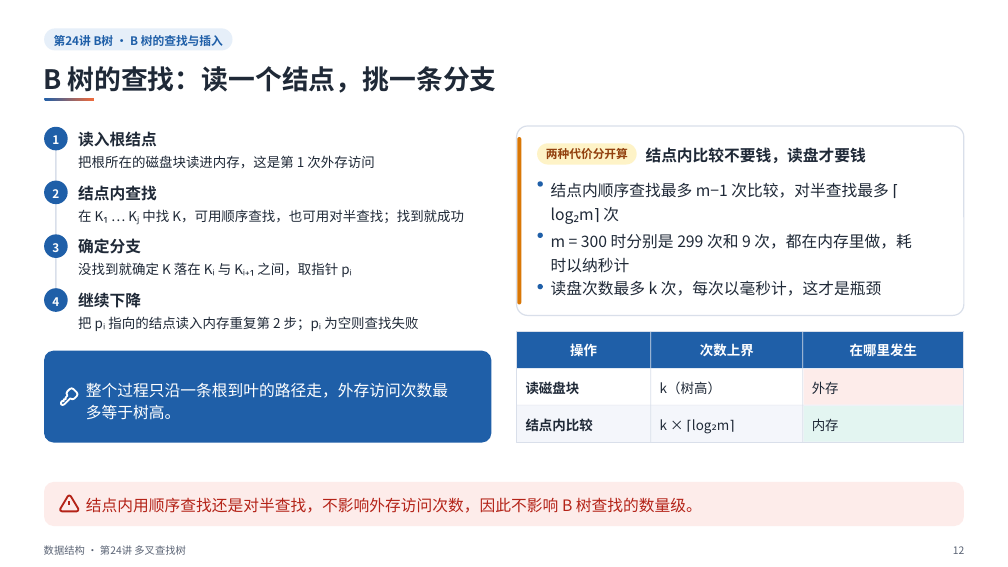
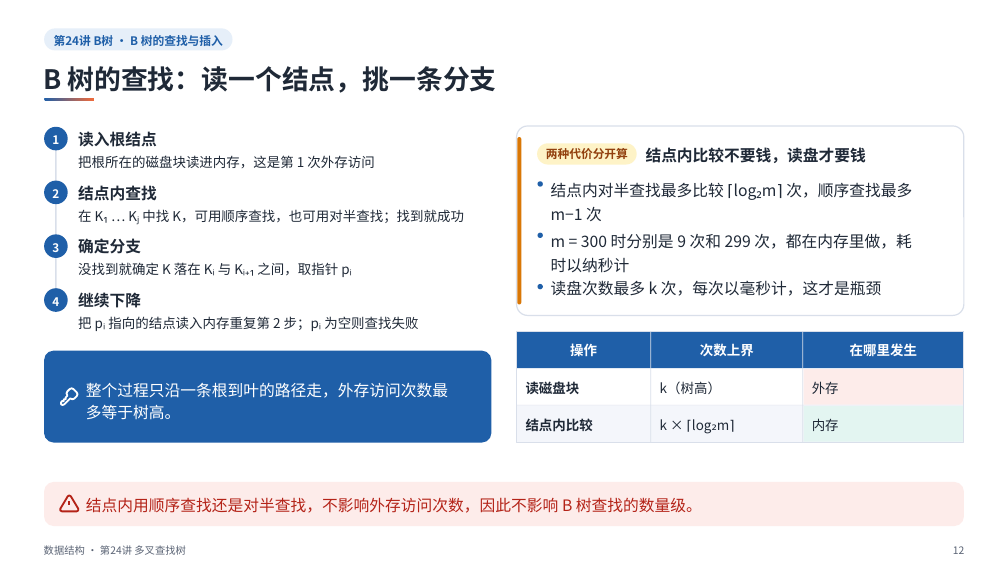
Before and after one commit to sweetcornna/JLU-remake, a slide deck: slide 12 of 大二上/数据结构/重制版PPT/第24讲 多叉查找树（重制版）.pptx. Drawn at 1008x567 pixels with LibreOffice and Linux fonts; fonts in the diff are those of the drawing. Boxes give left, top, right and bottom in pixels: in the first picture for what was removed or moved away, otherwise in the second. Text is boxed around its words. In the diff, an @@ line names an element or a change of style, - is before the commit and + after.

```diff
--- a/大二上/数据结构/重制版PPT/第24讲 多叉查找树（重制版）.pptx
+++ b/大二上/数据结构/重制版PPT/第24讲 多叉查找树（重制版）.pptx
@@ text at [551, 182, 912, 221]: text changed @@
-结点内顺序查找最多 m−1 次比较，对半查找最多 ⌈
-log₂m⌉ 次
+结点内对半查找最多比较 ⌈log₂m⌉ 次，顺序查找最多
+m−1 次
@@ text at [551, 234, 911, 273]: text changed @@
-m = 300 时分别是 299 次和 9 次，都在内存里做，耗
-时以纳秒计
+m = 300 时分别是 9 次和 299 次，都在内存里做，耗
+时以纳秒计
```
Also in this commit, not shown: 12 other slides changed, 1 other file.
